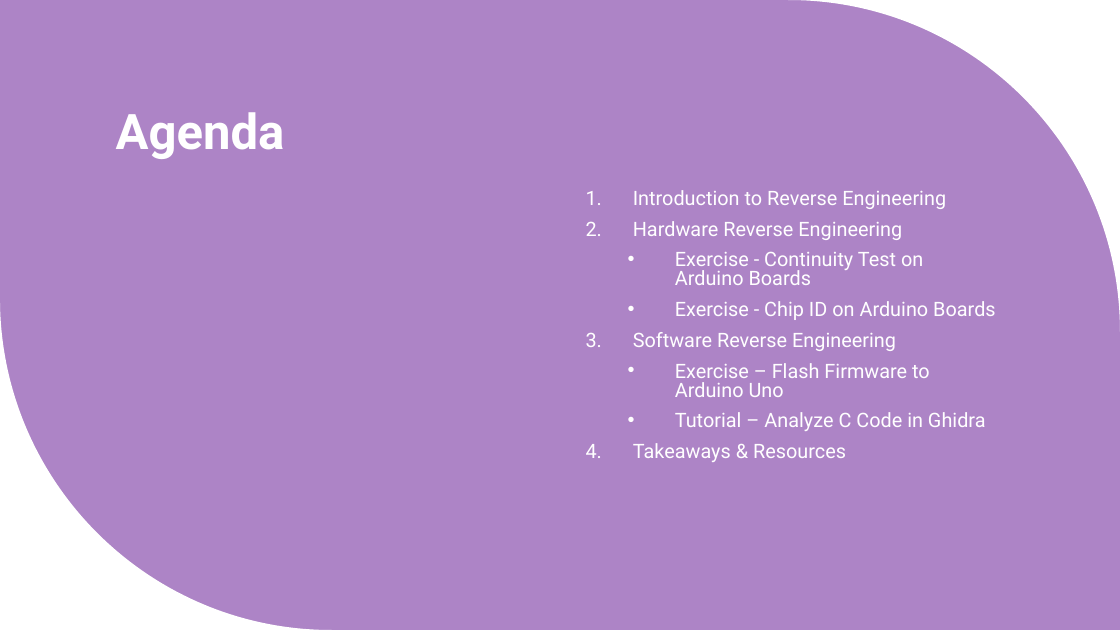
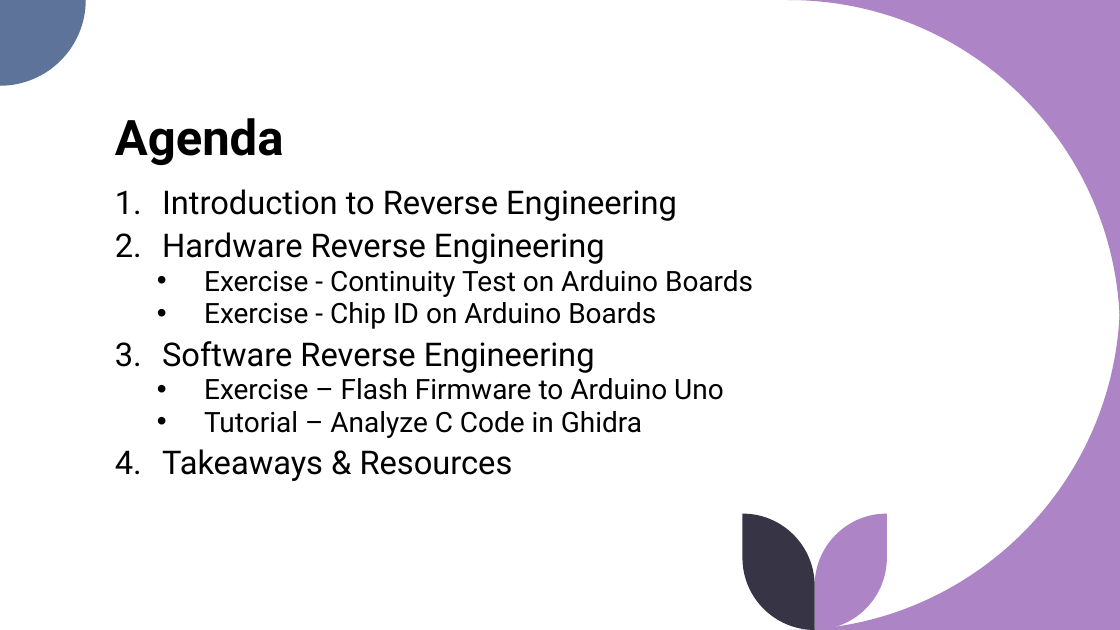
Before and after one commit to syd-kiwi/re-arduino-uno, a slide deck: slide 3 of Presentation/RE for the Rest of Us.pptx. Drawn at 1120x630 pixels with LibreOffice and Linux fonts; fonts in the diff are those of the drawing. Boxes give left, top, right and bottom in pixels: in the first picture for what was removed or moved away, otherwise in the second. Text is boxed around its words. In the diff, an @@ line names an element or a change of style, - is before the commit and + after.

```diff
--- a/Presentation/RE for the Rest of Us.pptx
+++ b/Presentation/RE for the Rest of Us.pptx
@@ background #AD84C6 to #FFFFFF @@
@@ title "Agenda" at box(115, 118, 284, 166): text colour #FFFFFF to #000000 @@
@@ freeform shape at box(788, 0, 1120, 332): fill #FFFFFF to #AD84C6 @@
@@ text "Introduction to Reverse Engineering": place and size @@
-text "Introduction to Reverse Engineering" at box(633, 190, 995, 462)
+text "Introduction to Reverse Engineering" at box(162, 189, 753, 481)
@@ text "Introduction to Reverse Engineering" at box(162, 189, 753, 481): size 17 to 28 pt in "Introduction to Reverse Engineering", "Hardware Reverse Engineering", "Software Reverse Engineering", "Takeaways & Resources"; text colour #FFFFFF to #000000; size 17 to 24 pt in "Exercise - Continuity Test on Arduino Boards", "Exercise - Chip ID on Arduino Boards", "Exercise – Flash Firmware to Arduino Uno", "Tutorial – Analyze C Code in Ghidra"; less space between paragraphs @@
@@ freeform shape removed at box(0, 298, 332, 630) @@
@@ group added at box(0, 0, 1120, 630): 4 freeform shapes @@
```
Also in this commit, not shown: 4 slides added.
